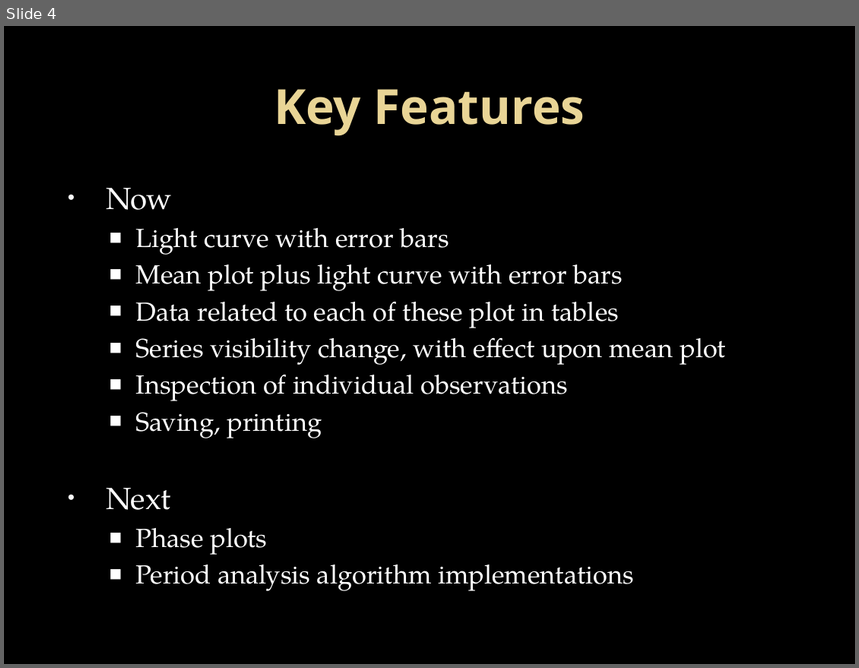
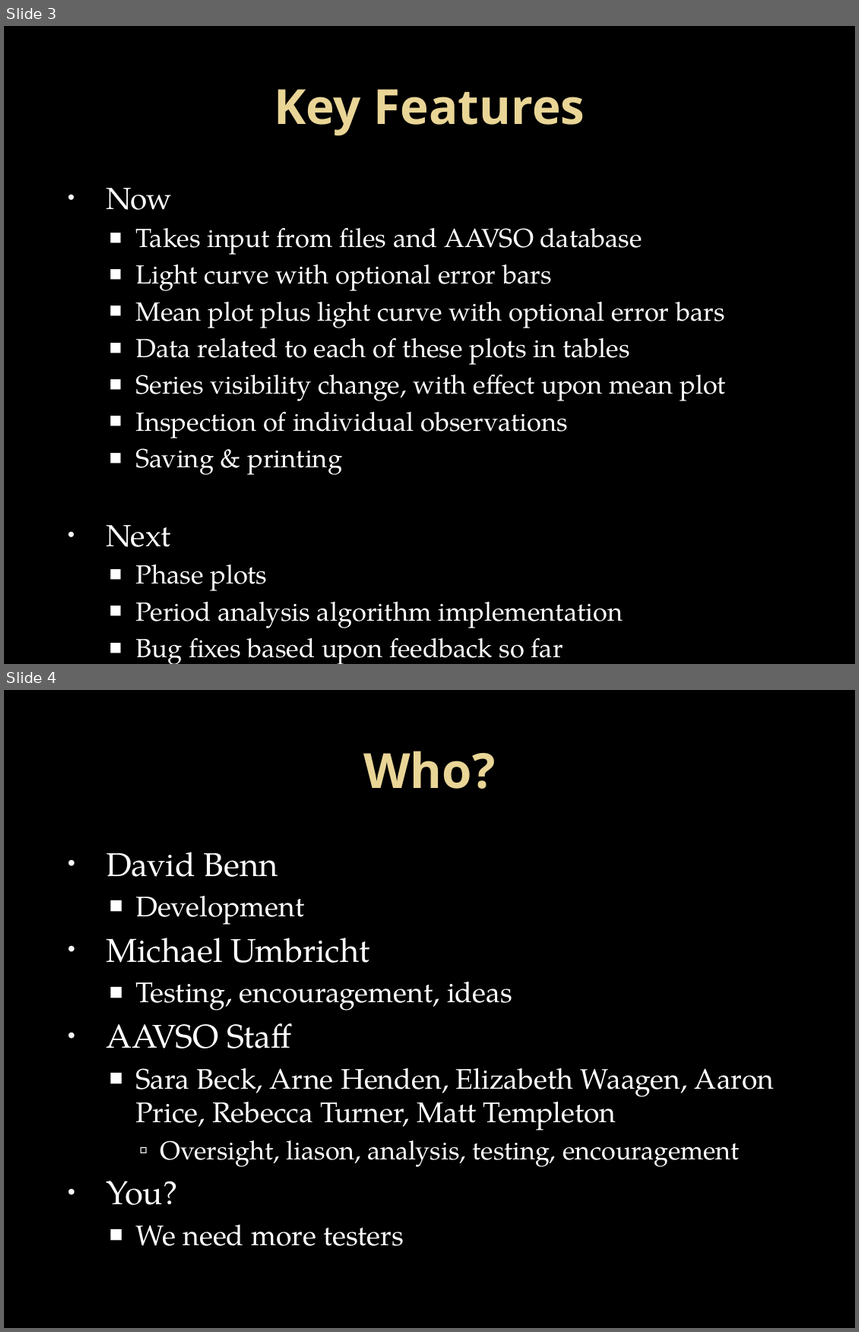
Before and after one commit to AAVSO/VStar, a slide deck: trunk/doc/IntroToVStar.pptx. Shown one above the other, each under a label of ours: slide 4 before the commit, slides 3 and 4 after it. The pictures are 859x668 and 859x1332 pixels, drawn with LibreOffice and Linux fonts; fonts in the diff are those of the drawing; background and template pictures are left out. Boxes give left, top, right and bottom in pixels: in the first picture for what was removed or moved away, otherwise in the second. Text is boxed around its words. In the diff, an @@ line names an element or a change of style, - is before the commit and + after.

Commit message:
Improved upon initial slides, included more links, added a Who? slide

```diff
--- a/trunk/doc/IntroToVStar.pptx
+++ b/trunk/doc/IntroToVStar.pptx
@@ slide 4 added at [4,690,855,1328], background picture (left out) @@
@@ title added at [363,751,495,789], 41 pt, text gradient #EAD696 to #E7D081, bold @@
+Who?
@@ text added at [106,852,775,1246], 24 pt, text #FFFFFF @@
+• David Benn
+  ■ Development
+• Michael Umbricht
+  ■ Testing, encouragement, ideas
+• AAVSO Staff
+  ■ Sara Beck, Arne Henden, Elizabeth Waagen, Aaron Price, Rebecca Turner, Matt Templeton
+    ▫ Oversight, liason, analysis, testing, encouragement
+• You?
+  ■ We need more testers
@@ what was slide 4 is now slide 3 @@
@@ slide 3 changed as well @@
@@ text at [135,228,725,365]: text changed @@
-  ■ Light curve with error bars
-  ■ Mean plot plus light curve with error bars
-  ■ Data related to each of these plot in tables
+  ■ Takes input from files and AAVSO database
+  ■ Light curve with optional error bars
+  ■ Mean plot plus light curve with optional error bars
+  ■ Data related to each of these plots in tables
@@ text at [135,449,342,475]: text changed @@
-  ■ Saving, printing
+  ■ Saving & printing
@@ text at [135,602,623,664]: text changed @@
-  ■ Period analysis algorithm implementations
+  ■ Period analysis algorithm implementation
+  ■ Bug fixes based upon feedback so far
```
Also in this commit, not shown: 3 other slides changed, 1 slide removed, 1 other file.
